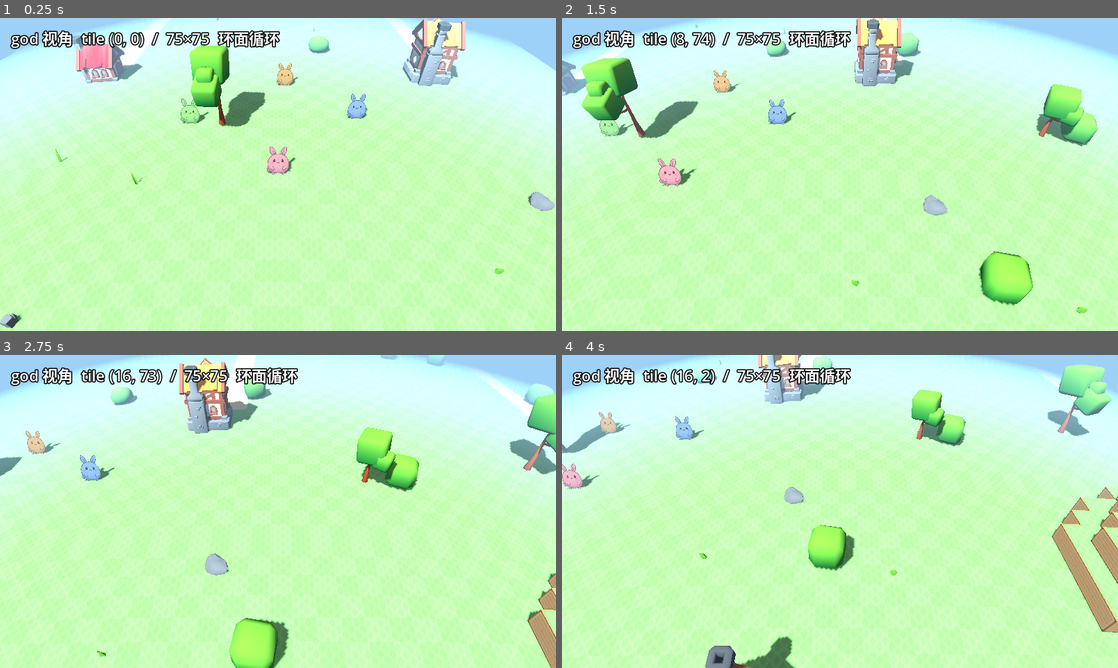
Above: before the commit, frames 1-4 (two rows, left to right).
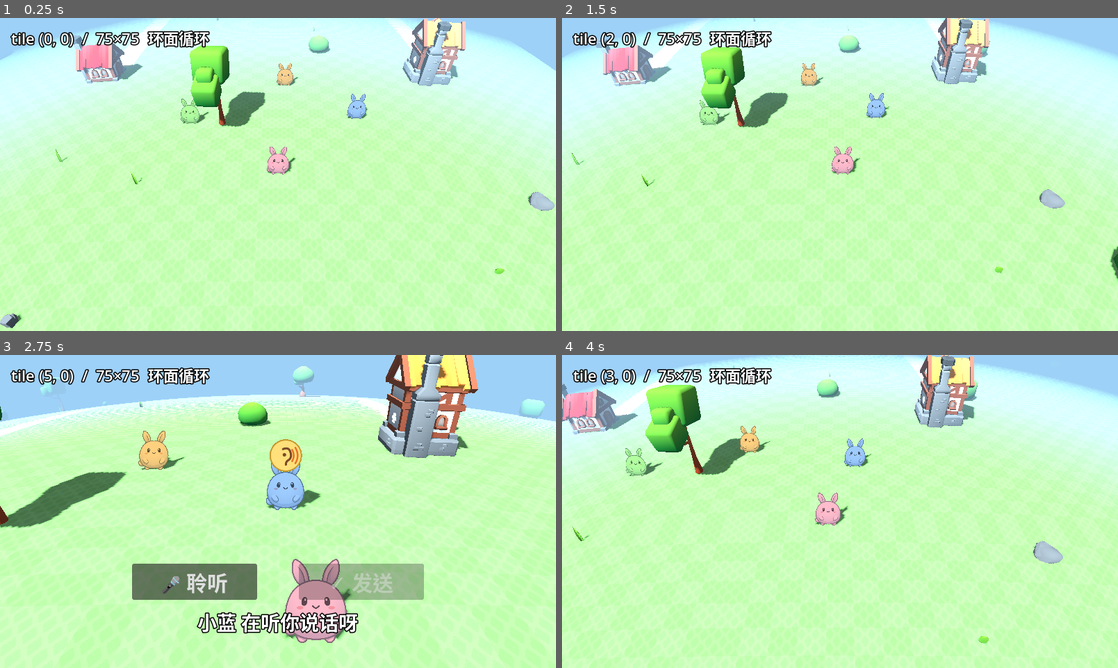
Above: after the commit, the same moments.

Repository: hoveychen/maliang
Game: Godot game, scene res://main.tscn
The game is run twice, just before and just after one commit, with the same random seed, the same clock (stepped at 60 frames per second) and the same inputs.
Inputs (mouse positions are in pixels of both pictures, inside the frame that each line leads up to):
- Up to frame 1 (0.25 s): no input
- Up to frame 2 (1.5 s): tap Enter (ui_accept) at 0.5, 0.77 s; move the mouse to (962, 158) at 0.52 s; hold Right (ui_right) 0.53-1.25 s; click (962, 158) at 0.67 s; drag from (728, 190) to (812, 237) at 1.27 s
- Up to frame 3 (2.75 s): move the mouse to (333, 442) at 2.02 s; hold Right (ui_right) from 2.03 s (still down); click (333, 442) at 2.17 s
- Up to frame 4 (4 s): release Right (ui_right) at 2.75 s; drag from (812, 574) to (673, 464) at 2.77 s; move the mouse to (1006, 558) at 3.52 s; hold Left (ui_left) from 3.53 s (still down); click (1006, 558) at 3.67 s; tap Enter (ui_accept) at 3.77 s

The runs differ from the first frame. In frame 1, 1.8% of the frame differs, in the area x 1-51%, y 3-10%; in frame 2, 17%; in frame 3, 43%, in the area x 0-100%, y 0-100%; in frame 4, 20%.

Commit message:
feat(world): 相机改饥荒式跟随玩家——focus 缓动锁玩家/交互对象,方向键直驱玩家(Mover 规则),移除神视角平移;测试脚本改用 focus_override 抢镜头

Diff:
--- a/scripts/world.gd
+++ b/scripts/world.gd
@@ -4,8 +4,8 @@
 ## 逻辑/数据是纯平铺环面；弯曲只在渲染。角色精灵不走 shader，改用 CPU 复算
 ## 弯曲量、沿相机上方向落到弯曲地表（曲面世界放置物体的通用解法）。
 
-const PAN_SPEED := 28.0           ## god 相机平移速度（世界单位/秒）
-const GOD_PITCH_DEG := 47.0       ## 默认 god 视角：地平线落屏幕 ~4/5 高度（约 20% 天空）
+const PLAYER_SPEED := 8.0         ## 方向键直接驱动玩家的速度（与 BehaviorExecutor.SPEED 一致）
+const GOD_PITCH_DEG := 47.0       ## 默认跟随视角：地平线落屏幕 ~4/5 高度（约 20% 天空）
 const LOCK_PITCH_DEG := 30.0      ## lock 跟随：明显放平（3/4 平视，地平线 ~3/4、约 25% 天空）
 const SPRITE_LEAN_FACTOR := 0.55  ## 角色固定倾角 = (90-相机角)*该系数（站立感+面向相机折中）
 const GOD_DIST := 36.0
@@ -18,7 +18,8 @@
 const PLAYER_ID := "player"
 const PLAYER_SPAN := 2            ## 玩家占地（半格数），与 NPC 一致
 
-var focus_logical := Vector2.ZERO ## god 相机在环面上聚焦的逻辑坐标（取代玩家）
+var focus_logical := Vector2.ZERO   ## 相机在环面上聚焦的逻辑坐标（跟随玩家/交互对象）
+var focus_override := Vector2.INF   ## 测试脚本抢镜头用：非 INF 时聚焦固定到这里
 var _cur_pitch := GOD_PITCH_DEG
 var _cur_dist := GOD_DIST
 var _target_pitch := GOD_PITCH_DEG
@@ -294,25 +295,33 @@
 	l.add_theme_constant_override("outline_size", 6)
 
 func _physics_process(delta: float) -> void:
-	# 方向键平移 god 相机聚焦点（拖拽平移在 _unhandled_input）
+	# 方向键直接驱动玩家（桌面调试；与点击移动同一 Mover 规则）
 	var input := Input.get_vector("ui_left", "ui_right", "ui_up", "ui_down")
-	if input != Vector2.ZERO:
-		focus_logical = WorldGrid.wrap_pos(focus_logical + input * PAN_SPEED * delta)
+	if input != Vector2.ZERO and not player.is_empty():
+		var moved := Mover.attempt(player["logical"], input * PLAYER_SPEED * delta, PLAYER_SPAN, PLAYER_ID)
+		if moved != player["logical"]:
+			player["logical"] = moved
+			OccupancyMap.char_register(PLAYER_ID, moved, PLAYER_SPAN)
 
 func _process(delta: float) -> void:
 	_drain_tts_stream()
 	_step_executors(delta)
 	if _recording:
 		_stream_recording(delta)
-	# 视角缓动（god ↔ lock 的 pitch/dist 过渡）
+	# 视角缓动（跟随 ↔ lock 的 pitch/dist 过渡）
 	var t := minf(1.0, CAM_EASE * delta)
 	_cur_pitch = lerpf(_cur_pitch, _target_pitch, t)
 	_cur_dist = lerpf(_cur_dist, _target_dist, t)
-	# lock 时聚焦缓动跟随选中角色（它可能在自主走动）
-	if _locked != null and is_instance_valid(_locked):
-		var lg: Vector2 = _find_npc_dict(_locked).get("logical", focus_logical)
-		var fd := WorldGrid.shortest_delta(focus_logical, lg)
-		focus_logical = WorldGrid.wrap_pos(focus_logical + fd * t)
+	# 聚焦缓动：测试 override > 交互对象 > 玩家（饥荒式相机永远跟着「我」）
+	var want := focus_logical
+	if focus_override != Vector2.INF:
+		want = focus_override
+	elif _locked != null and is_instance_valid(_locked):
+		want = _find_npc_dict(_locked).get("logical", focus_logical)
+	elif not player.is_empty():
+		want = player["logical"]
+	var fd := WorldGrid.shortest_delta(focus_logical, want)
+	focus_logical = WorldGrid.wrap_pos(focus_logical + fd * t)
 	_update_camera()
 	chunk_manager.update(focus_logical)
 	_reposition_npcs(delta)
@@ -357,8 +366,8 @@
 		ear_icon.visible = false
 
 func _update_hud() -> void:
-	var t := WorldGrid.to_tile(focus_logical)
-	coord_label.text = "god 视角  tile (%d, %d)  /  %d×%d  环面循环" % [t.x, t.y, WorldGrid.GRID_TILES, WorldGrid.GRID_TILES]
+	var t := WorldGrid.to_tile(player["logical"] if not player.is_empty() else focus_logical)
+	coord_label.text = "tile (%d, %d)  /  %d×%d  环面循环" % [t.x, t.y, WorldGrid.GRID_TILES, WorldGrid.GRID_TILES]
 
 func _unhandled_input(event: InputEvent) -> void:
 	# 调试：选中角色后按 Enter/空格。小神仙→造角色；其他→本地 move_to（离线演示）。
@@ -388,13 +397,11 @@
 		return
 	if event is InputEventMouseMotion and (event.button_mask & MOUSE_BUTTON_MASK_LEFT) != 0:
 		if event.position.distance_to(_press_pos) > 6.0:
-			_dragging = true
-		_pan_by_screen(event.relative)
-		return
-	# 触屏：拖动平移，点触拾取
+			_dragging = true # 相机跟随玩家，拖拽不再平移；仅防误触发拾取
+		return
+	# 触屏：拖动不平移（跟随相机），点触拾取
 	if event is InputEventScreenDrag:
 		_dragging = true
-		_pan_by_screen(event.relative)
 		return
 	if event is InputEventScreenTouch:
 		if event.pressed:
@@ -410,13 +417,6 @@
 		_enter_interaction(hit)
 	else:
 		_exit_interaction()
-
-## 屏幕拖动 → 世界平移（抓住地图拖的手感；高角俯视下屏幕 x→世界x，y→世界z）
-func _pan_by_screen(rel: Vector2) -> void:
-	if _locked != null:
-		return # lock 模式由跟随驱动，不手动平移
-	var k := _cur_dist * 0.0016
-	focus_logical = WorldGrid.wrap_pos(focus_logical - Vector2(rel.x, rel.y) * k)
 
 ## 屏幕空间拾取：精灵未弯曲，其屏幕位置 = unproject(实际渲染坐标)，与点击对比。
 func _pick_npc(screen_pos: Vector2) -> PaperCharacter:
--- a/test/test_visual_pathfinding.gd
+++ b/test/test_visual_pathfinding.gd
@@ -59,7 +59,8 @@
 func _tick() -> void:
 	if scene == null or ex == null or walker == null:
 		return
-	scene.set("focus_logical", focus)  # 抢回镜头（联网世界会把 focus 拉到小神仙）
+	scene.set("focus_override", focus) # 抢回镜头（相机默认跟随玩家/联网世界聚焦小神仙）
+	scene.set("focus_logical", focus)
 	if not ex.is_done():
 		ex.step(DT)
 	_place(walker, dict["logical"], 1.4)
